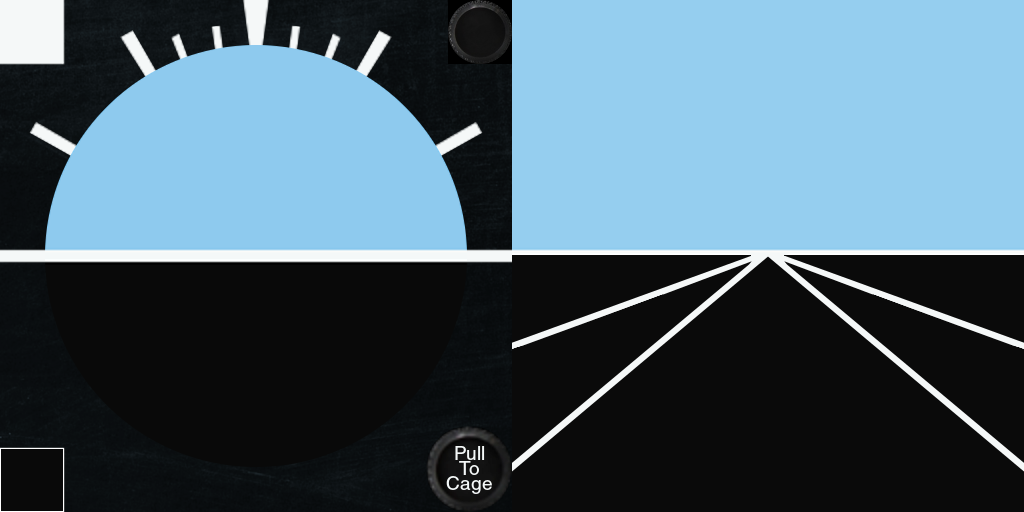
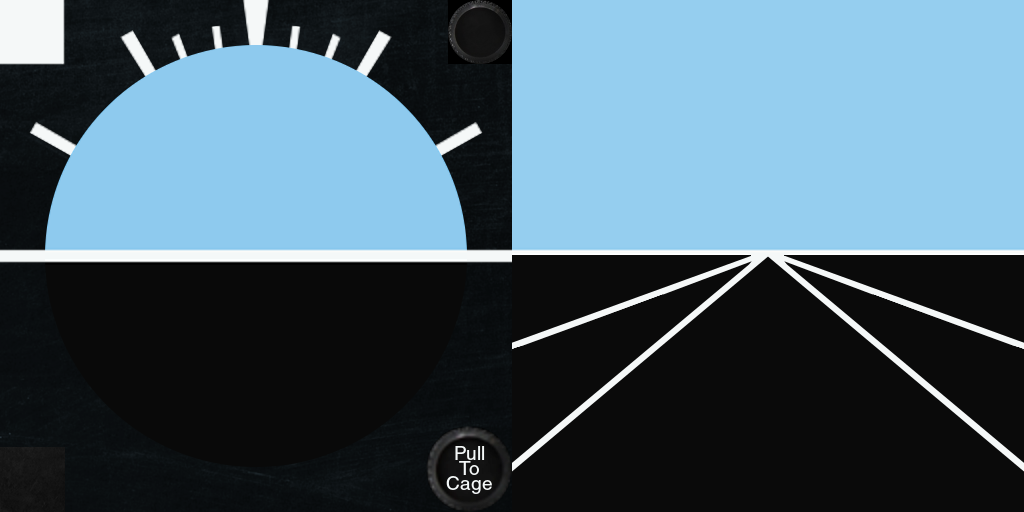
Layer changes from the first w=1024, h=512 image to the second:
added layer "Clipboard #5" above "Clipboard" over <box>0,447,65,512</box>
showed "original" over <box>0,447,65,512</box>
